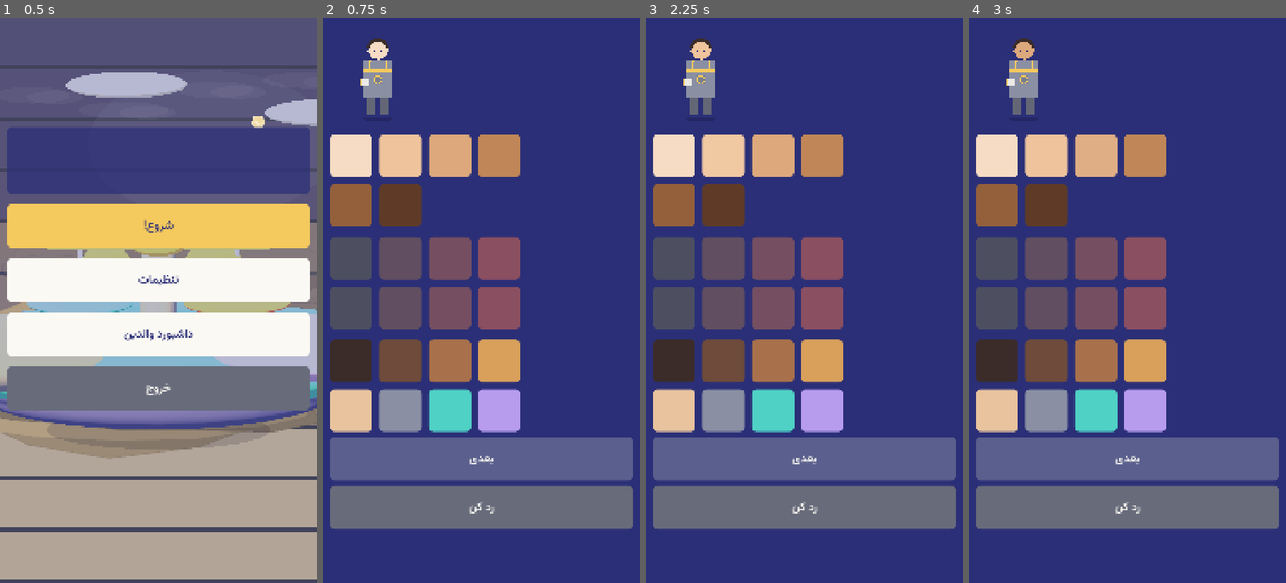
Above: before the commit, frames 1-4 (left to right).
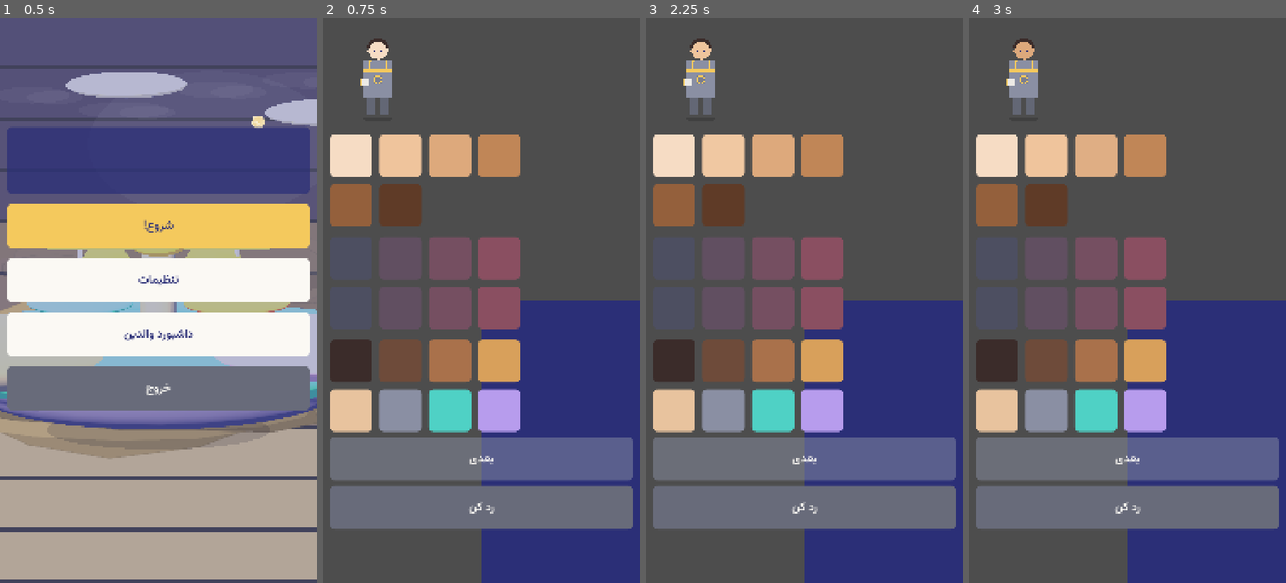
Above: after the commit, the same moments.

Repository: soheilsssbd7/Nexus-learning-game
Game: Godot game, scene res://scenes/main/MainMenu.tscn
The game is run twice, just before and just after one commit, with the same random seed, the same clock (stepped at 60 frames per second) and the same inputs.
Inputs (mouse positions are in pixels of both pictures, inside the frame that each line leads up to):
- Up to frame 1 (0.5 s): no input
- Up to frame 2 (0.75 s): click "شروع!" at 0.5 s
- Up to frame 3 (2.25 s): click (674, 153) at 1.25 s; click (722, 153) at 2 s
- Up to frame 4 (3 s): click (1095, 153) at 2.75 s

Frame 1 is identical in both runs. In frame 2, 47% of the frame differs, in the area x 0-100%, y 0-100%; in frame 3, 47%; in frame 4, 47%.

Commit message:
fix(onboarding): cap portrait panel width
Co-authored-by: arena-agent <297053741+arena-agent@users.noreply.github.com>

Diff:
--- a/game/scripts/ui/Onboarding.gd
+++ b/game/scripts/ui/Onboarding.gd
@@ -54,6 +54,7 @@
 
 var _panels: Dictionary = {}
 var _tutorial_holder: Node2D = null
+var _background: ColorRect = null
 var _won: bool = false
 
 
@@ -84,13 +85,24 @@
 
 func _fit_steps() -> void:
 	var frame: Vector2 = get_viewport_rect().size
+	var frame_width: float = maxf(frame.x, 1.0)
 	var frame_height: float = maxf(frame.y, 1.0)
+	if _background != null and is_instance_valid(_background):
+		_background.custom_minimum_size = Vector2(1080.0, 1920.0)
+		_background.set_anchors_and_offsets_preset(Control.PRESET_CENTER,
+			Control.PRESET_MODE_MINSIZE, 0)
 	for key: Variant in _panels.keys():
 		var panel := _panels[key] as Control
 		if panel == null or not panel.visible:
 			continue
-		var content_height: float = maxf(panel.get_combined_minimum_size().y, 1.0)
-		var fit_scale: float = minf(1.0, maxf(frame_height - 48.0, 1.0) / content_height)
+		var content_size: Vector2 = panel.get_combined_minimum_size()
+		var content_width: float = maxf(content_size.x, 1.0)
+		var content_height: float = maxf(content_size.y, 1.0)
+		var available_width: float = minf(1032.0, maxf(frame_width - 48.0, 1.0))
+		var available_height: float = maxf(frame_height - 48.0, 1.0)
+		var fit_scale: float = minf(1.0, minf(
+			available_width / content_width,
+			available_height / content_height))
 		panel.scale = Vector2.ONE * fit_scale
 		panel.pivot_offset = Vector2(panel.size.x * 0.5, 0.0)
 		var rendered_height: float = content_height * fit_scale
@@ -100,23 +112,24 @@
 
 
 func _build_background() -> void:
-	var bg := ColorRect.new()
-	bg.name = "Background"
-	bg.color = Palette.DEEP_INDIGO
-	bg.mouse_filter = Control.MOUSE_FILTER_IGNORE
-	UIKit.anchor_full(bg)
-	add_child(bg)
+	_background = ColorRect.new()
+	_background.name = "Background"
+	_background.color = Palette.DEEP_INDIGO
+	_background.mouse_filter = Control.MOUSE_FILTER_IGNORE
+	_background.custom_minimum_size = Vector2(1080.0, 1920.0)
+	_background.set_anchors_and_offsets_preset(Control.PRESET_CENTER,
+		Control.PRESET_MODE_MINSIZE, 0)
+	add_child(_background)
 
 
 func _step_box(step: String, title_key: String) -> VBoxContainer:
 	var box := UIKit.make_vbox(UIKit.GAP * 0.75)
 	box.name = "Step_" + step
-	# این panel هم مثل MainMenu باید تمام‌عرض باشد؛ center-top همراه با
-	# offsetهای چپ/راستِ صفحه، عرض منفی می‌ساخت و متن/چیپ‌ها را خارج از قاب می‌برد.
-	box.set_anchors_and_offsets_preset(Control.PRESET_TOP_WIDE,
+	# panel در قاب portrait مرکز می‌شود؛ هرگز عرض viewport expandedِ Web را
+	# به‌عنوان عرض طراحی نمی‌گیرد و بنابراین childها بیرون از بوم نمی‌روند.
+	box.custom_minimum_size = Vector2(1032.0, 0.0)
+	box.set_anchors_and_offsets_preset(Control.PRESET_CENTER_TOP,
 		Control.PRESET_MODE_MINSIZE, 0)
-	box.offset_left = UIKit.MARGIN
-	box.offset_right = -UIKit.MARGIN
 	box.offset_top = 120.0
 	box.grow_horizontal = Control.GROW_DIRECTION_BOTH
 	if not title_key.is_empty():
Not shown, changed: site/game/engine_bundle.mjs
Not shown, changed: site/game/index.pck
